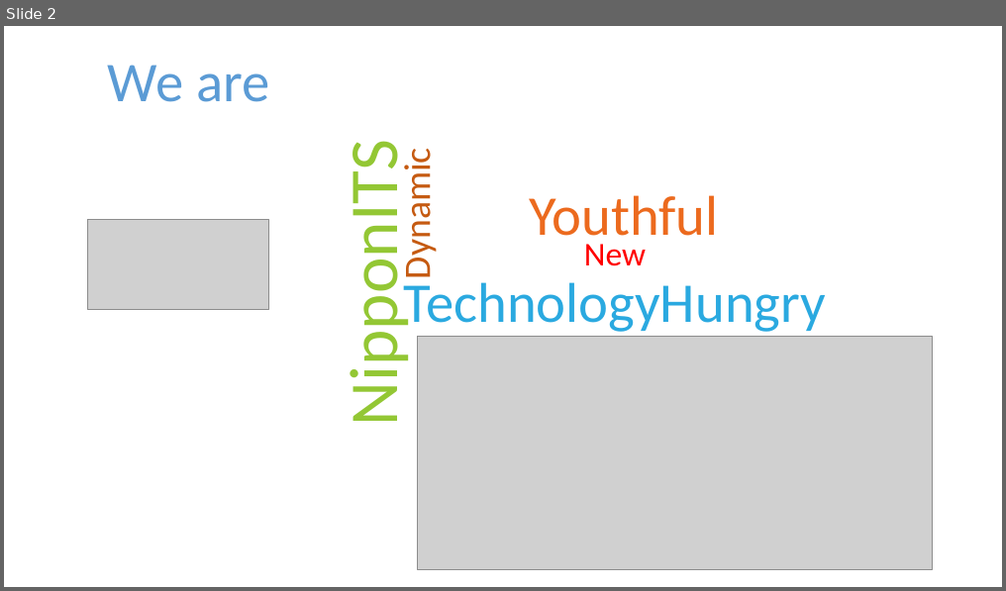
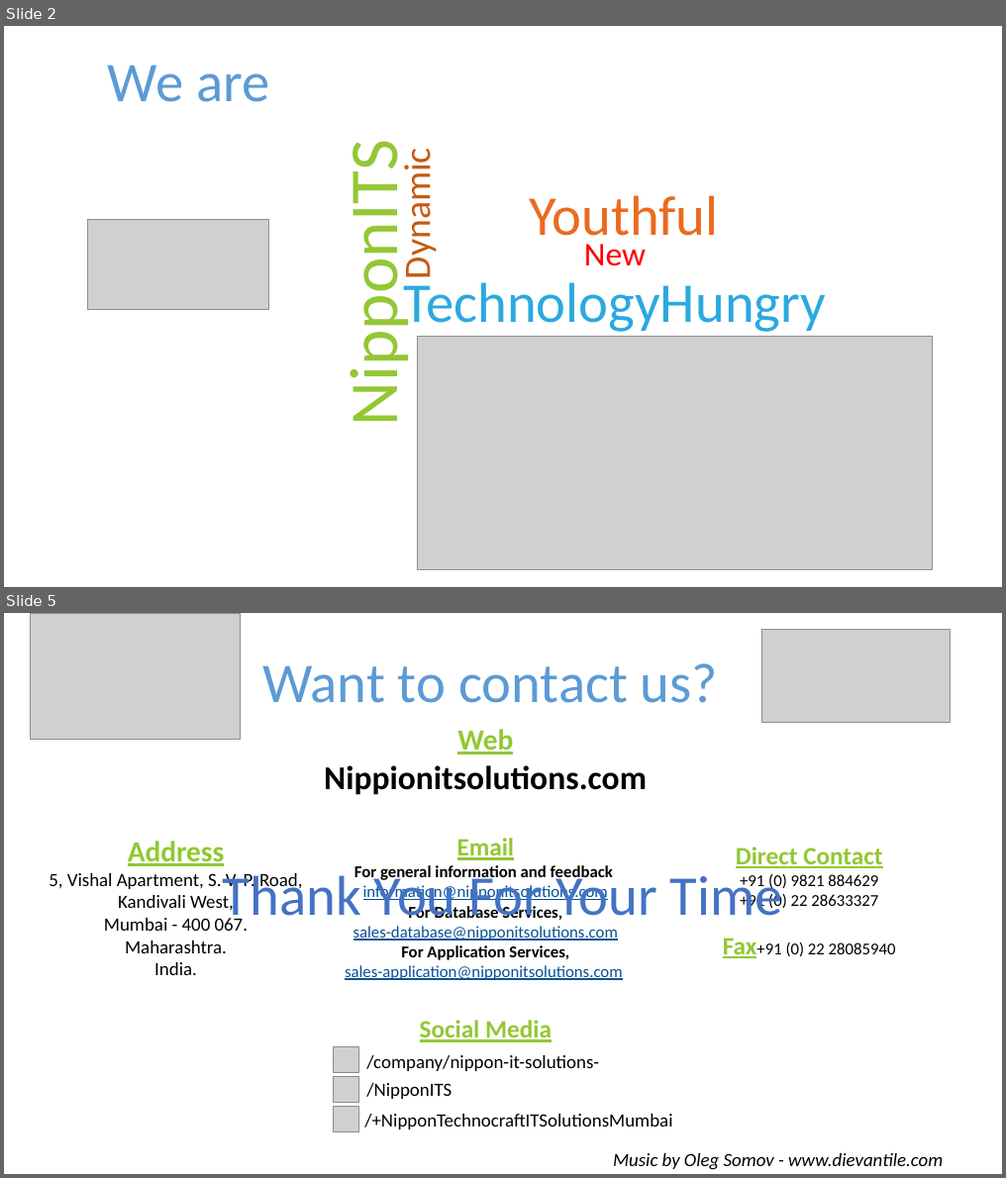
Before and after one commit to NipponITS/Nipponwebsite, a slide deck: video/Nippon IT Solutions.pptx. Shown one above the other, each under a label of ours: slide 2 before the commit, slides 2 and 5 after it; the slides between them are not shown. The pictures are 1006x591 and 1006x1178 pixels, drawn with LibreOffice and Linux fonts; fonts in the diff are those of the drawing; grey boxes stand for pictures. Boxes give left, top, right and bottom in pixels: in the first picture for what was removed or moved away, otherwise in the second. Text is boxed around its words. In the diff, an @@ line names an element or a change of style, - is before the commit and + after.

```diff
--- a/video/Nippon IT Solutions.pptx
+++ b/video/Nippon IT Solutions.pptx
@@ slide 5 added at (4,613,1002,1174), background #FFFFFF @@
@@ picture added at (30,613,240,739) @@
@@ picture added at (761,630,950,723) @@
@@ text added at (262,663,718,703), 54 pt, text #5B9BD5 @@
+Want to contact us?
@@ text added at (324,729,647,795), 32 pt, text #000000, bold @@
+Web
+Nippionitsolutions.com
@@ text added at (49,841,303,975), 18 pt, text #000000 @@
+Address
+5, Vishal Apartment, S. V. P. Road,
+Kandivali West,
+Mumbai - 400 067.
+Maharashtra.
+India.
@@ text added at (345,838,623,980), 16 pt, text #085296, underline @@
+Email
+For general information and feedback
+information@nipponitsolutions.com
+For Database Services,
+sales-database@nipponitsolutions.com
+For Application Services,
+sales-application@nipponitsolutions.com
@@ text added at (723,847,896,959), 16 pt, text #000000 @@
+Direct Contact
++91 (0) 9821 884629
++91 (0) 22 28633327
+Fax+91 (0) 22 28085940
@@ text added at (223,868,783,929), 54 pt, text gradient #203864 to #4472C4 to #8FAADC @@
+Thank You For Your Time
@@ text added at (420,1020,551,1043), 24 pt, text #93C734, bold, underline @@
+Social Media
@@ picture added at (334,1048,359,1073) @@
@@ text added at (366,1056,599,1071), 18 pt, text #000000 @@
+/company/nippon-it-solutions-
@@ picture added at (334,1076,359,1103) @@
@@ text added at (366,1083,451,1099), 18 pt, text #000000 @@
+/NipponITS
@@ picture added at (334,1107,359,1134) @@
@@ text added at (364,1114,672,1130), 18 pt, text #000000 @@
+/+NipponTechnocraftITSolutionsMumbai
@@ text added at (613,1154,943,1170), 18 pt, text #000000, italic @@
+Music by Oleg Somov - www.dievantile.com
```
Also in this commit, not shown: 3 other slides added, 25 other files.
